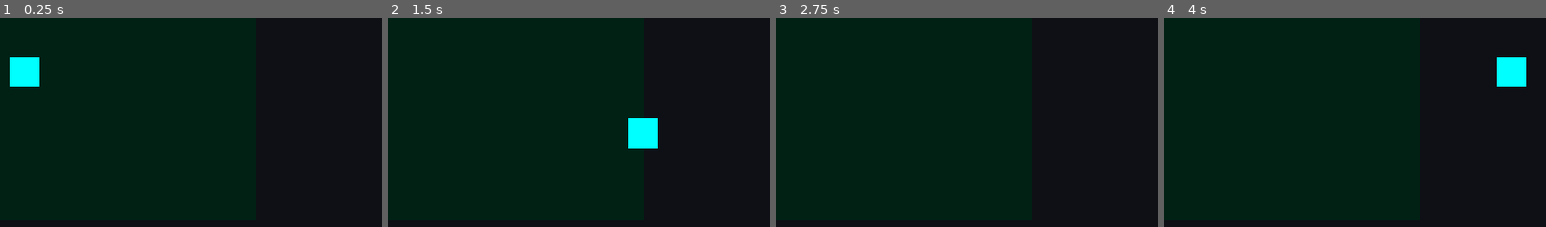
Above: before the commit, frames 1-4 (left to right).
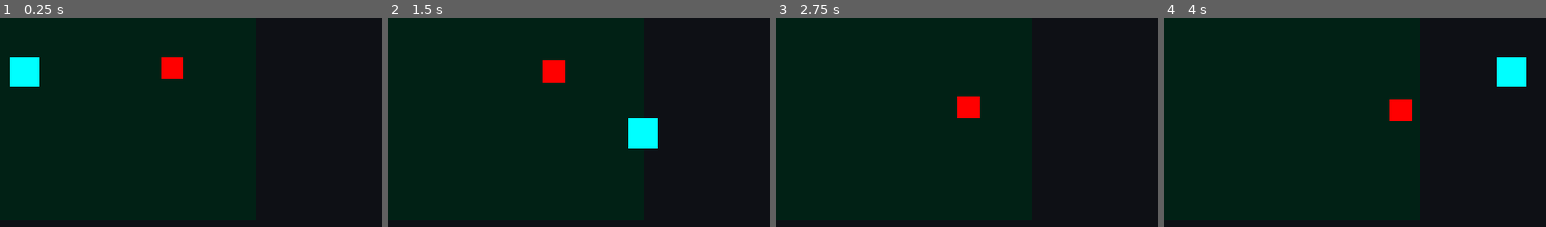
Above: after the commit, the same moments.

Repository: ZhangDaLi-666/godot-roguelite
Game: Godot game, scene res://scenes/main/Main.tscn
Same seed, same stepped clock (60 frames per second), same inputs: the game is played once before the commit and once after it.
Inputs:
- Up to frame 1 (0.25 s): no input
- Up to frame 2 (1.5 s): hold D (move_right) 0.53-1.28 s; hold S (move_down) from 1.28 s (still down)
- Up to frame 3 (2.75 s): release S (move_down) at 2.03 s; hold D (move_right) from 2.03 s (still down)
- Up to frame 4 (4 s): release D (move_right) at 2.78 s; hold W (move_up) 2.78-3.53 s; tap Enter at 3.5 s; hold A (move_left) from 3.53 s (still down)
The pictures show only the part of the screen within x 47-97%, y 38-88%; the shares and areas given below are measured in that part.

The runs differ from the first frame. In frame 1, 0.6% of the frame differs, in the area x 42-48%, y 18-30%; in frame 2, 0.6%, in the area x 40-47%, y 20-31%; in frame 3, 0.6%; in frame 4, 0.6%.

Commit message:
feat: add basic chasing enemy

Diff:
--- /dev/null
+++ b/scenes/enemy/enemy.tscn
@@ -0,0 +1,20 @@
+[gd_scene format=3 uid="uid://dfkqdpoxhpx1y"]
+
+[ext_resource type="Script" uid="uid://ceuydnrul0pda" path="res://scripts/enemy/enemy.gd" id="1_4a83h"]
+
+[sub_resource type="RectangleShape2D" id="RectangleShape2D_883im"]
+size = Vector2(36, 36)
+
+[node name="Enemy" type="CharacterBody2D" unique_id=83490514]
+collision_layer = 2
+collision_mask = 0
+script = ExtResource("1_4a83h")
+
+[node name="CollisionShape2D" type="CollisionShape2D" parent="." unique_id=1677912629]
+shape = SubResource("RectangleShape2D_883im")
+
+[node name="Visual" type="ColorRect" parent="." unique_id=474891989]
+offset_right = 36.0
+offset_bottom = 36.0
+offset_transform_position = Vector2(-18, -18)
+color = Color(1, 0, 0, 1)
--- a/scenes/main/Main.tscn
+++ b/scenes/main/Main.tscn
@@ -2,6 +2,7 @@
 
 [ext_resource type="Script" uid="uid://cpcyxhyhdc35r" path="res://scripts/main/main.gd" id="1_main_script"]
 [ext_resource type="PackedScene" uid="uid://d32jy21gqhrh7" path="res://scenes/player/player.tscn" id="2_nha0i"]
+[ext_resource type="PackedScene" uid="uid://dfkqdpoxhpx1y" path="res://scenes/enemy/enemy.tscn" id="3_gyg6b"]
 
 [node name="Main" type="Node2D" unique_id=1517342859]
 script = ExtResource("1_main_script")
@@ -36,3 +37,6 @@
 
 [node name="Player" parent="." unique_id=169861524 instance=ExtResource("2_nha0i")]
 position = Vector2(640, 360)
+
+[node name="Enemy" parent="." unique_id=83490514 instance=ExtResource("3_gyg6b")]
+position = Vector2(900, 360)
--- /dev/null
+++ b/scripts/enemy/enemy.gd
@@ -0,0 +1,15 @@
+extends CharacterBody2D
+
+@export var move_speed: float = 60.0
+
+@onready var target: Node2D = get_parent().get_node_or_null("Player") as Node2D
+
+
+func _physics_process(_delta: float) -> void:
+	if target == null:
+		velocity = Vector2.ZERO
+		return
+
+	var direction := global_position.direction_to(target.global_position)
+	velocity = direction * move_speed
+	move_and_slide()
Not shown, added: scripts/enemy/enemy.gd.uid
